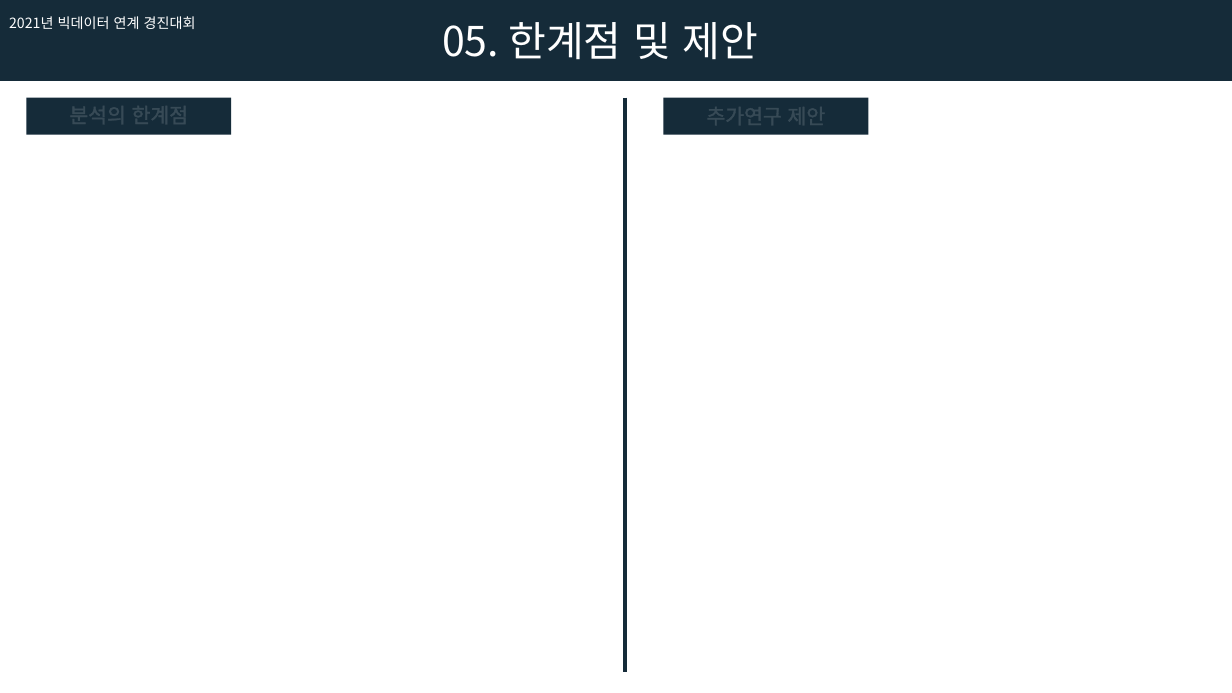
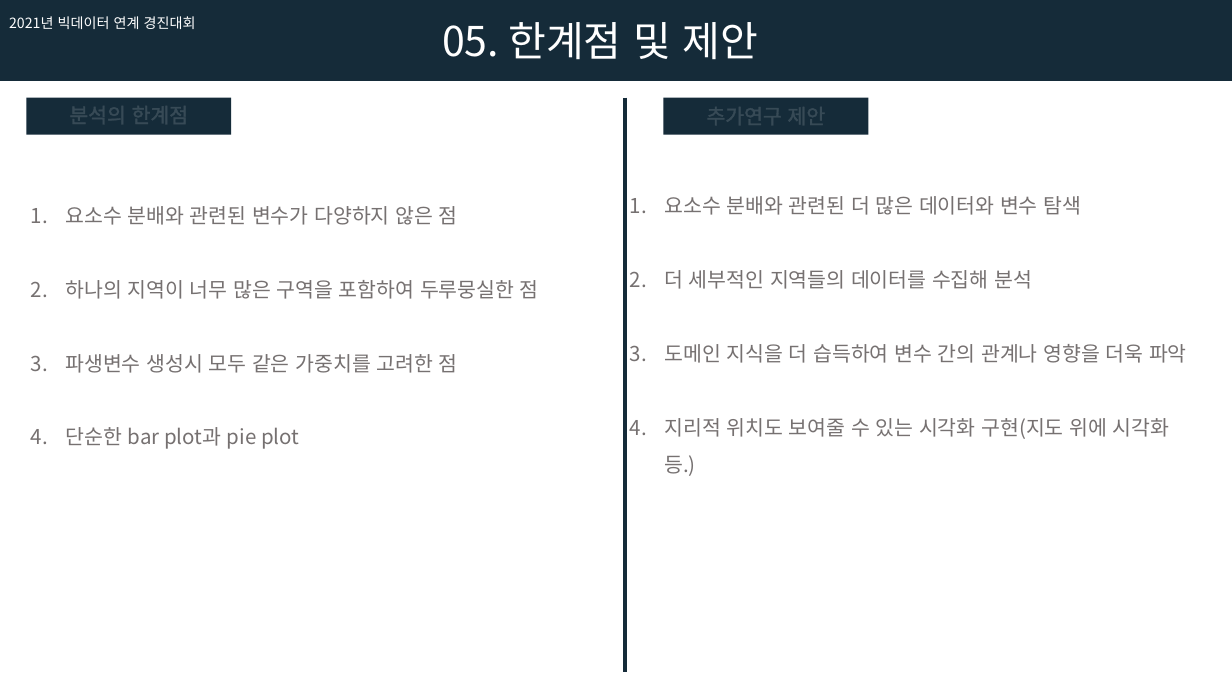
Before and after one commit to SungJun98/UOS_2021_BigData_Contest, a slide deck: slide 6 of 2021_UOS_Contest_1124.pptx. Drawn at 1232x693 pixels with LibreOffice and Linux fonts; fonts in the diff are those of the drawing. Boxes give left, top, right and bottom in pixels: in the first picture for what was removed or moved away, otherwise in the second. Text is boxed around its words. In the diff, an @@ line names an element or a change of style, - is before the commit and + after.

Commit message:
0_11251212

```diff
--- a/2021_UOS_Contest_1124.pptx
+++ b/2021_UOS_Contest_1124.pptx
@@ text added at (65, 206, 539, 449), 16 pt, text #767171 @@
+1. 요소수 분배와 관련된 변수가 다양하지 않은 점
+2. 하나의 지역이 너무 많은 구역을 포함하여 두루뭉실한 점
+3. 파생변수 생성시 모두 같은 가중치를 고려한 점
+4. 단순한 bar plot과 pie plot
@@ text added at (664, 196, 1187, 476), 16 pt, text #767171 @@
+1. 요소수 분배와 관련된 더 많은 데이터와 변수 탐색
+2. 더 세부적인 지역들의 데이터를 수집해 분석
+3. 도메인 지식을 더 습득하여 변수 간의 관계나 영향을 더욱 파악
+4. 지리적 위치도 보여줄 수 있는 시각화 구현(지도 위에 시각화 등.)
```
